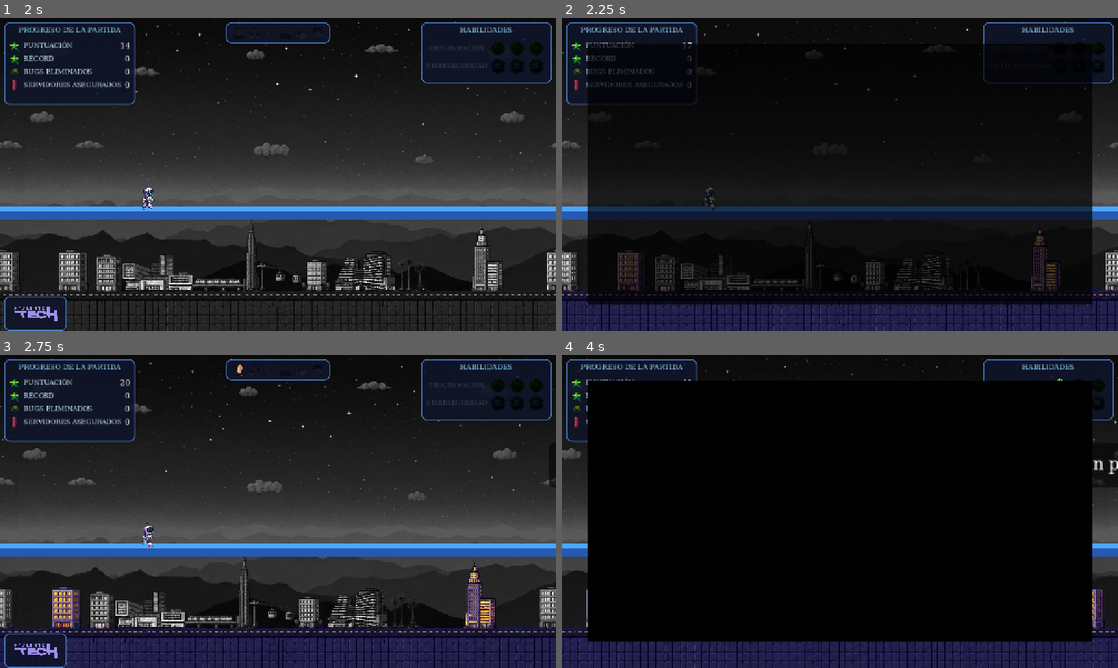
Above: before the commit, frames 1-4 (two rows, left to right).
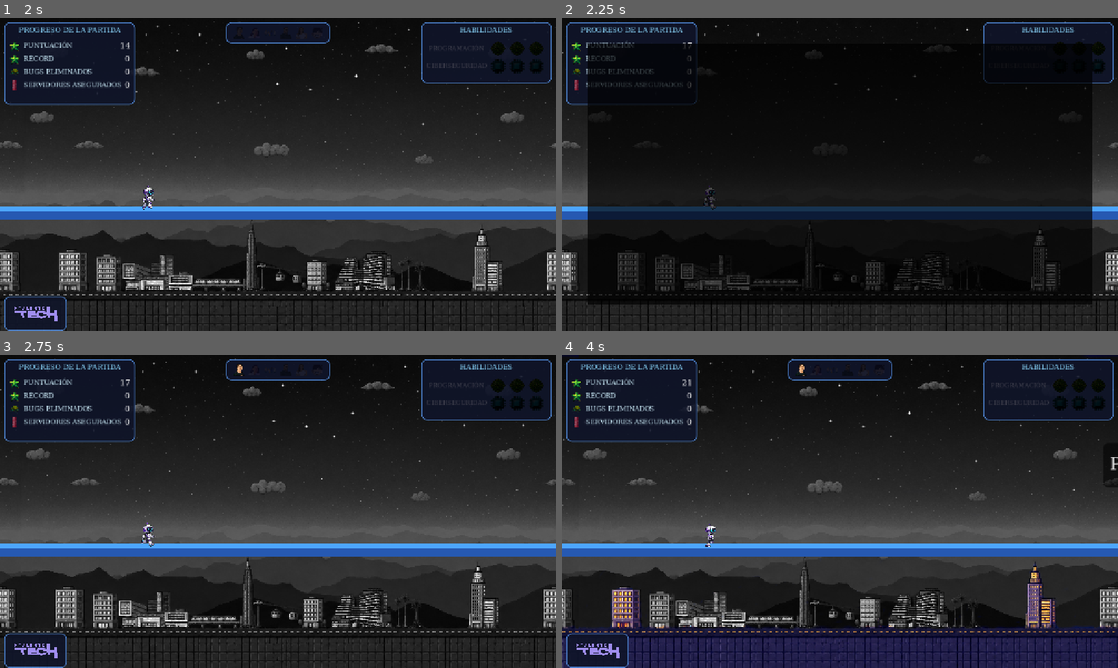
Above: after the commit, the same moments.

Repository: CentroCFJC/TalentoTech_VideoGame
Game: Godot game, scene res://scenes/Main.tscn
The game is run twice, just before and just after one commit, with the same random seed, the same clock (stepped at 60 frames per second) and the same inputs.
Inputs:
- Up to frame 1 (2 s): tap Enter (ui_accept) at 0.5 s; tap V at 0.6 s; tap Space (jump) at 0.77, 1.52 s; tap P at 1.35 s
- Up to frame 2 (2.25 s): tap V at 2.1 s
- Up to frame 3 (2.75 s): no input
- Up to frame 4 (4 s): tap P at 2.85 s; tap Space (jump) at 3.02, 3.77 s; tap V at 3.6 s

Frame 1 is identical in both runs. In frame 2, 9.0% of the frame differs, in the area x 0-100%, y 0-100%; in frame 3, 16%; in frame 4, 64%.

Commit message:
Add bug animation frames and implement background transition system
- Added multiple PNG frames for bug animations in the walk and fly states.
- Implemented a new method to load bug animations from a specified folder.
- Enhanced the Background.gd script to support smooth transitions between backgrounds, including configurable parameters for transition duration and blink count.
- Updated HUD.gd to manage background transitions during video playback and minimize actions.
- Adjusted PlatformSpawner.gd to utilize the new animation loading method for bug sprites.

Diff:
--- a/scripts/Background.gd
+++ b/scripts/Background.gd
@@ -1,4 +1,6 @@
 extends ParallaxBackground
+
+signal background_transition_finished
 
 @onready var _sprite: Sprite2D = $Layer/Sprite
 
@@ -7,10 +9,22 @@
 const MIN_SERIES: int = 1
 const MAX_SERIES: int = 3
 
+# Configurable transition parameters (editable in the inspector).
+@export var transition_duration: float = 1.2
+@export var transition_blink_count: int = 3
+
 var _current_series: int = -1
 var _current_level: int = -1
+var _pending_series: int = -1
+var _pending_level: int = -1
+
+var _transition_tween: Tween = null
 
 func _ready() -> void:
+	# The transition must run even when the game is paused.
+	process_mode = PROCESS_MODE_ALWAYS
+	add_to_group("background")
+
 	GameManager.state_changed.connect(_on_state_changed)
 	GameManager.keys_changed.connect(_on_keys_changed)
 
@@ -25,7 +39,59 @@
 func _on_keys_changed(count: int) -> void:
 	if GameManager.current_state != GameManager.State.PLAYING:
 		return
-	_set_background(GameManager.bg_series, count)
+	# The background no longer changes instantly on key pickup. The new
+	# background is queued and applied after the reward video finishes or is
+	# minimized, via play_background_transition().
+	request_background_change(GameManager.bg_series, count)
+
+## Stores the next background to be applied during the post-video transition.
+func request_background_change(series: int, level: int) -> void:
+	series = clamp(series, MIN_SERIES, MAX_SERIES)
+	level = clamp(level, 0, MAX_LEVEL)
+	_pending_series = series
+	_pending_level = level
+
+## Plays a brief blink transition alternating between the current background
+## and the pending one, ending on the pending (new) background. Emits
+## background_transition_finished when done. Configurable via the exported
+## transition_duration and transition_blink_count inspector properties.
+func play_background_transition() -> void:
+	if _pending_series == -1 or _pending_level == -1:
+		background_transition_finished.emit()
+		return
+
+	if _transition_tween:
+		_transition_tween.kill()
+
+	var old_series: int = _current_series
+	var old_level: int = _current_level
+	var new_series: int = _pending_series
+	var new_level: int = _pending_level
+
+	# Nothing to transition if it would be the same background.
+	if old_series == new_series and old_level == new_level:
+		_pending_series = -1
+		_pending_level = -1
+		background_transition_finished.emit()
+		return
+
+	_transition_tween = create_tween()
+	_transition_tween.set_parallel(false)
+
+	var step_time: float = transition_duration / float(transition_blink_count * 2)
+	for i in range(transition_blink_count * 2):
+		var show_new: bool = (i % 2) == 1
+		var series: int = new_series if show_new else old_series
+		var level: int = new_level if show_new else old_level
+		_transition_tween.tween_callback(func(): _set_background(series, level))
+		_transition_tween.tween_interval(step_time)
+
+	_transition_tween.tween_callback(func(): _finalize_transition())
+
+func _finalize_transition() -> void:
+	_pending_series = -1
+	_pending_level = -1
+	background_transition_finished.emit()
 
 func _set_background(series: int, level: int) -> void:
 	series = clamp(series, MIN_SERIES, MAX_SERIES)
--- a/scripts/HUD.gd
+++ b/scripts/HUD.gd
@@ -62,8 +62,12 @@
 var _minimize_label: Label = null
 var _minimize_tween: Tween = null
 var _can_minimize_video: bool = false
+var _is_pip_mode: bool = false
 var _is_low_end_video_mode: bool = false
-var _is_pip_mode: bool = false
+
+# Background transition state.
+var _background: Node = null
+var _is_transitioning: bool = false
 
 const PIP_SIZE: Vector2 = Vector2(320, 180)
 const PIP_MARGIN: Vector2 = Vector2(8, 8)
@@ -127,6 +131,7 @@
 	_setup_title_prompt()
 	_setup_video_panel()
 	_try_connect_player()
+	_connect_background()
 
 	process_mode = PROCESS_MODE_ALWAYS
 
@@ -172,11 +177,17 @@
 		if p.has_signal("video_key_collected") and not p.video_key_collected.is_connected(_on_video_key_collected):
 			p.video_key_collected.connect(_on_video_key_collected)
 
+func _connect_background() -> void:
+	_background = get_tree().get_first_node_in_group("background")
+	if _background and _background.has_signal("background_transition_finished"):
+		if not _background.background_transition_finished.is_connected(_on_background_transition_finished):
+			_background.background_transition_finished.connect(_on_background_transition_finished)
+
 # ── Panel visibility per game state ───────────────────────────
 
 func _show_title_screen() -> void:
 	if _is_pip_mode or (_video_panel and _video_panel.visible):
-		_close_video()
+		_close_video_internal()
 
 	title_panel.visible = true
 	gameover_panel.visible = false
@@ -199,7 +210,7 @@
 
 func _show_playing_hud() -> void:
 	if _is_pip_mode or (_video_panel and _video_panel.visible):
-		_close_video()
+		_close_video_internal()
 
 	_watched_videos.clear()
 
@@ -869,8 +880,8 @@
 
 	get_tree().paused = true
 
-	if not _video_player.finished.is_connected(_close_video):
-		_video_player.finished.connect(_close_video)
+	if not _video_player.finished.is_connected(_on_video_finished):
+		_video_player.finished.connect(_on_video_finished)
 
 	_set_music_video_duck(true)
 
@@ -880,6 +891,8 @@
 		get_viewport().set_input_as_handled()
 
 func _enter_pip_mode() -> void:
+	if _is_transitioning:
+		return
 	_can_minimize_video = false
 	_is_pip_mode = true
 	SFXManager.play("game-collect-item-short-550419")
@@ -917,16 +930,25 @@
 	pip_tween.tween_property(_video_panel, "position", Vector2(pip_x, pip_y), 0.7)
 	pip_tween.tween_property(_video_panel, "size", PIP_SIZE, 0.7)
 
-	get_tree().paused = false
+	# The game stays paused while the PIP animation runs, then the background
+	# transition plays. Gameplay only resumes once the transition finishes.
+	pip_tween.tween_callback(func(): _play_background_transition())
 
 	if _key_panel and is_instance_valid(_key_panel):
 		_key_panel.show()
 		update_key_panel()
 
-func _close_video() -> void:
+func _on_video_finished() -> void:
+	# The video ended naturally: close it immediately so the background is
+	# visible, then play the background transition before resuming gameplay.
+	if _is_transitioning:
+		return
+	_close_video_internal()
+	_play_background_transition()
+
+func _close_video_internal() -> void:
 	_can_minimize_video = false
 	_is_pip_mode = false
-	get_tree().paused = false
 
 	var music = get_tree().get_first_node_in_group("music")
 	if music and music.has_method("fade_out_video_reduction"):
@@ -937,8 +959,8 @@
 	if _video_player:
 		_video_player.stop()
 		_video_player.stream = null
-		if _video_player.finished.is_connected(_close_video):
-			_video_player.finished.disconnect(_close_video)
+		if _video_player.finished.is_connected(_on_video_finished):
+			_video_player.finished.disconnect(_on_video_finished)
 
 	if _video_panel and is_instance_valid(_video_panel):
 		_video_panel.modulate = Color.WHITE
@@ -954,6 +976,19 @@
 	if _key_panel and is_instance_valid(_key_panel):
 		_key_panel.show()
 		update_key_panel()
+
+func _play_background_transition() -> void:
+	_is_transitioning = true
+	if not _background:
+		_connect_background()
+	if _background and _background.has_method("play_background_transition"):
+		_background.play_background_transition()
+	else:
+		_on_background_transition_finished()
+
+func _on_background_transition_finished() -> void:
+	_is_transitioning = false
+	get_tree().paused = false
 
 func _set_music_video_duck(active: bool) -> void:
 	var music = get_tree().get_first_node_in_group("music")
--- a/scripts/PlatformSpawner.gd
+++ b/scripts/PlatformSpawner.gd
@@ -904,6 +904,31 @@
 
 	chunk.add_child(platform)
 
+## Carga todos los frames PNG de una carpeta como una animacion loop de SpriteFrames.
+## Los frames se ordenan alfabeticamente (frame_001, frame_002, etc.).
+func _load_bug_animation(sprite_frames: SpriteFrames, anim_name: String, folder_path: String) -> void:
+	sprite_frames.add_animation(anim_name)
+	sprite_frames.set_animation_speed(anim_name, 20.0)
+	sprite_frames.set_animation_loop(anim_name, true)
+
+	var frames: Array[String] = []
+	var dir := DirAccess.open(folder_path)
+	if dir:
+		dir.list_dir_begin()
+		var file: String = dir.get_next()
+		while file != "":
+			if file.ends_with(".png"):
+				frames.append(folder_path + file)
+			file = dir.get_next()
+		dir.list_dir_end()
+	frames.sort()
+
+	for path in frames:
+		if ResourceLoader.exists(path):
+			var tex: Texture2D = load(path)
+			if tex:
+				sprite_frames.add_frame(anim_name, tex)
+
 func _create_obstacle(chunk: Node2D, local_x: float, platform_surface_y: float, type: String = "") -> void:
 	var world_x = chunk.global_position.x + local_x
 
@@ -933,9 +958,9 @@
 	if type == "bug":
 		var bug_area := Area2D.new()
 
-		var bug_scale := Vector2(0.65, 0.65)
+		var bug_scale := Vector2(0.1, 0.1)
 		var bug_height: float = 65.0 * bug_scale.y
-		var bug_center_y: float = platform_surface_y - (bug_height * 0.5) + 12.0
+		var bug_center_y: float = platform_surface_y - (bug_height * 0.5) - 8.0
 
 		bug_area.position = Vector2(local_x + OBSTACLE_OFFSET, bug_center_y)
 		bug_area.collision_layer = 16  # Hazards (Layer 5)
@@ -950,18 +975,11 @@
 
 		var sprite := AnimatedSprite2D.new()
 		var sprite_frames := SpriteFrames.new()
-		sprite_frames.add_animation("idle")
-		sprite_frames.set_animation_speed("idle", 8.0)
-		sprite_frames.set_animation_loop("idle", true)
-		for i in range(1, 6):
-			var path = "res://assets/bug/B%d.png" % i
-			if FileAccess.file_exists(path) or FileAccess.file_exists(path + ".import"):
-				var tex = load(path)
-				if tex:
-					sprite_frames.add_frame("idle", tex)
+		_load_bug_animation(sprite_frames, "walk", "res://assets/bug/walk/")
 		sprite.sprite_frames = sprite_frames
-		sprite.play("idle")
+		sprite.play("walk")
 		sprite.scale = bug_scale
+		sprite.z_index = 1
 		bug_area.add_child(sprite)
 
 		bug_area.body_entered.connect(_on_spike_body_entered.bind(bug_area))
@@ -971,7 +989,7 @@
 	elif type == "bug_fly":
 		var fly_area := Area2D.new()
 
-		var fly_scale := Vector2(0.65, 0.65)
+		var fly_scale := Vector2(0.1, 0.1)
 		var fly_height: float = 65.0 * fly_scale.y
 
 		var random_height_offset = rng.randf_range(50.0, 250.0)
@@ -991,10 +1009,13 @@
 		col.shape = shape
 		fly_area.add_child(col)
 
-		var sprite := Sprite2D.new()
-		if ResourceLoader.exists("res://assets/bug/bug_fly.png"):
-			sprite.texture = load("res://assets/bug/bug_fly.png")
+		var sprite := AnimatedSprite2D.new()
+		var sprite_frames := SpriteFrames.new()
+		_load_bug_animation(sprite_frames, "fly", "res://assets/bug/fly/")
+		sprite.sprite_frames = sprite_frames
+		sprite.play("fly")
 		sprite.scale = fly_scale
+		sprite.z_index = 1
 		fly_area.add_child(sprite)
 
 		fly_area.body_entered.connect(_on_spike_body_entered.bind(fly_area))
@@ -1048,7 +1069,9 @@
 			spike.collision_mask = 0
 			var tween := spike.create_tween()
 			if bug_sprite:
-				tween.tween_property(bug_sprite, "scale", Vector2(1.5, 0.1), 0.15)
+				# La animacion de aplastamiento respeta la escala actual del bug,
+				# evitando que con la nueva escala reducida se vea gigante.
+				tween.tween_property(bug_sprite, "scale", bug_sprite.scale * Vector2(1.5, 0.1), 0.15)
 				tween.tween_property(bug_sprite, "modulate:a", 0.0, 0.2)
 			tween.tween_callback(spike.queue_free)
 
Binary file added: assets/bug/fly/frame_157.png
Not shown, added: assets/bug/fly/frame_157.png.import
Binary file added: assets/bug/fly/frame_158.png
Not shown, added: assets/bug/fly/frame_158.png.import
Binary file added: assets/bug/fly/frame_159.png
Not shown, added: assets/bug/fly/frame_159.png.import
Binary file added: assets/bug/fly/frame_160.png
Not shown, added: assets/bug/fly/frame_160.png.import
Binary file added: assets/bug/fly/frame_161.png
Not shown, added: assets/bug/fly/frame_161.png.import
Binary file added: assets/bug/fly/frame_162.png
Not shown, added: assets/bug/fly/frame_162.png.import
(and 56 more such lines)
